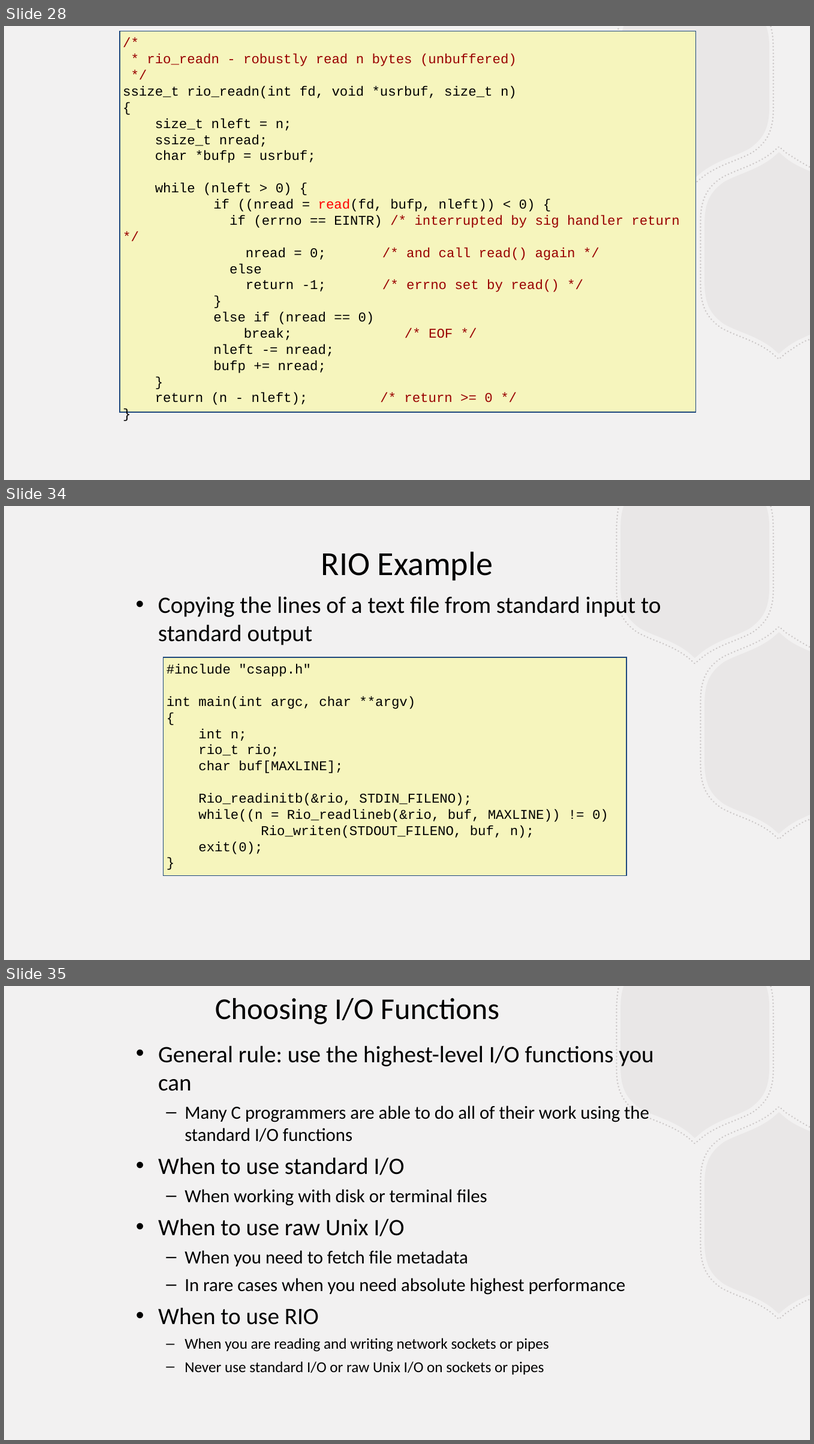
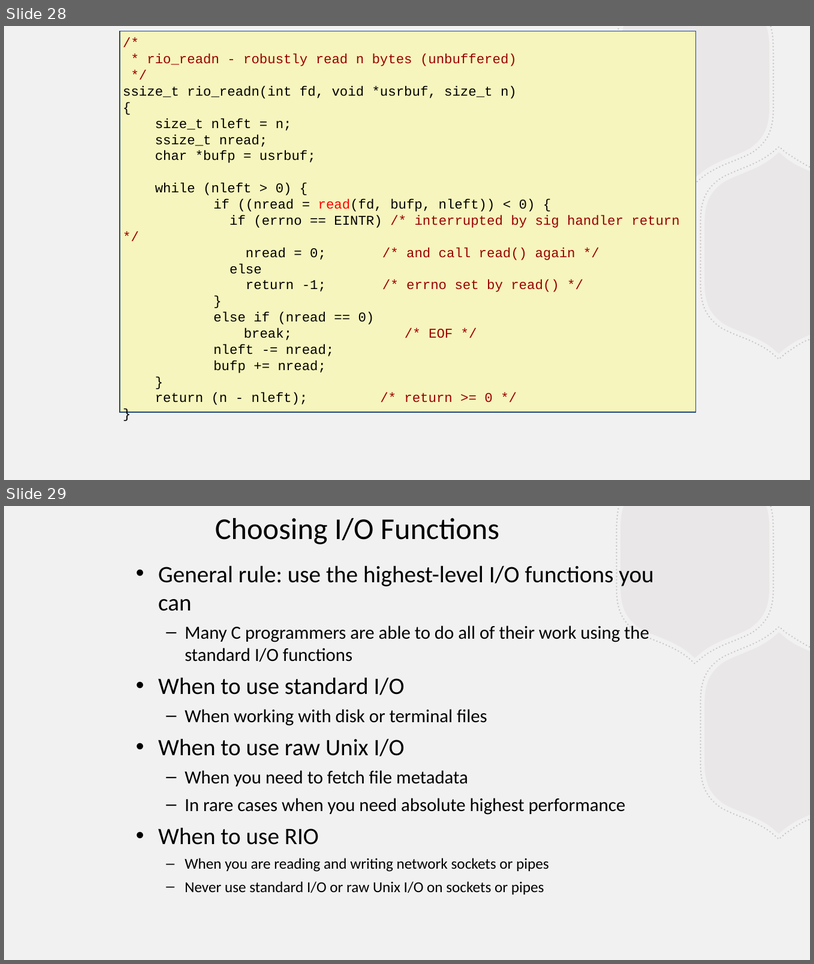
Before and after one commit to BillJr99/Ursinus-CS376, a slide deck: files/lectures/fileio.pptx. Shown one above the other, each under a label of ours: slides 28, 34 and 35 before the commit, slides 28 and 29 after it; the slides between them are not shown. The pictures are 814x1444 and 814x964 pixels, drawn with LibreOffice and Linux fonts; fonts in the diff are those of the drawing. Boxes give left, top, right and bottom in pixels: in the first picture for what was removed or moved away, otherwise in the second. Text is boxed around its words. In the diff, an @@ line names an element or a change of style, - is before the commit and + after.

```diff
--- a/files/lectures/fileio.pptx
+++ b/files/lectures/fileio.pptx
@@ slide 34 removed at <box>4,506,810,960</box>, background #F2F1F1; not listed: 4 template elements that a slide beside it also shows @@
@@ text removed at <box>321,552,493,580</box> @@
-RIO Example
@@ text removed at <box>158,593,661,645</box> @@
-• Copying the lines of a text file from standard input to standard output
@@ rectangle removed at <box>164,657,627,875</box> @@
-#include "csapp.h"
-int main(int argc, char **argv)
-{
-int n;
-rio_t rio;
-char buf[MAXLINE];
-Rio_readinitb(&rio, STDIN_FILENO);
-while((n = Rio_readlineb(&rio, buf, MAXLINE)) != 0)
-Rio_writen(STDOUT_FILENO, buf, n);
-exit(0);
-}
@@ what was slide 35 is now slide 29 @@
```
Also in this commit, not shown: 8 other slides removed, 1 other file.
